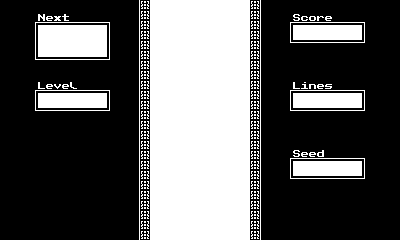
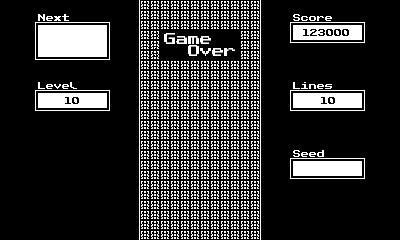
Layer changes from the first (400, 240) image to the second:
showed group "Game Over" (6 layers) over [150, 0, 250, 240]
added layer "Game ..." in group "Game Over" over [164, 33, 235, 56]
painted on "Game Over Text" over [154, 29, 250, 160]
showed "Level Value" over [65, 97, 79, 104]
showed "Line Value #1" over [321, 97, 335, 104]
showed "Score Value" over [303, 29, 349, 36]
